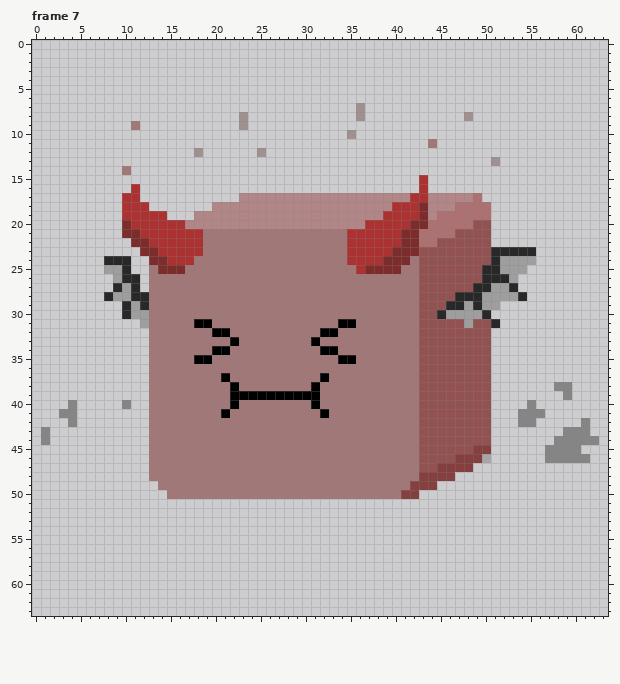
Pixel-art file, stored at assets/aesprite_files/golem_attack_left.aseprite. Above is the file before it was changed.
64x64 pixels, 8 frames. Colours within 5 levels of each other are drawn and written as one. Shown: frame 7. The commit also changed other frames, which this record leaves out.
After:
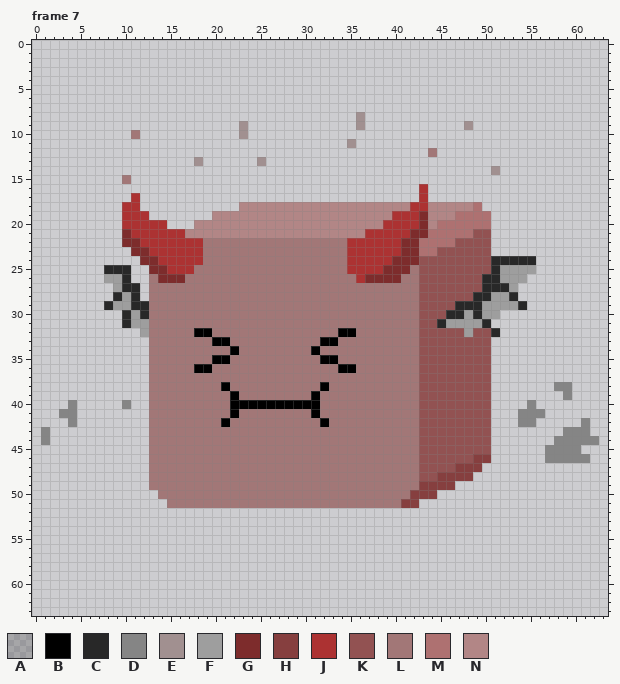
Palette (. is transparent): A #00000031  B #000000  C #282828  D #858585  E #a19090  F #9e9e9e  G #7d2c2c  H #863f3f  J #ac3232  K #925252  L #a27777  M #ae7171  N #b28686
Changes in this commit:
Frame 7, layers "Layer 5", "Layer 4", "Layer 1":
y 7: x 36 E -> .
y 8: x 23 E -> .; x 48 E -> .
y 9: x 11 L -> .; x 36 . -> E; x 48 . -> E
y 10: x 11 . -> L; x 23 . -> E; x 35 E -> .
y 11: x 35 . -> E; x 44 L -> .
y 12: x 18 E -> .; x 25 E -> .; x 44 . -> L
y 13: x 18 . -> E; x 25 . -> E; x 51 E -> .
y 14: x 10 L -> .; x 51 . -> E
y 15: x 10 . -> L; x 43 J -> .
y 16: x 11 J -> .
y 17: x 10 J -> .; x 23..42 NNNNNNNNNNNNNNNNNNNJ -> ....................; x 44..49 NNNNNM -> ......
y 18: x 12 J -> .; x 20..22 NNN -> ...; x 40..41 JJ -> NN; x 43 G -> J; x 47..48 MM -> NN; x 50 M -> .
y 19: x 13..14 JJ -> ..; x 18..19 NN -> ..; x 39 J -> N; x 45..46 MM -> NN
y 20: x 10 G -> J; x 15..17 JJN -> ...; x 37..38 JJ -> NN; x 42 G -> J; x 44 M -> N; x 49..50 KK -> MM
y 21: x 11 G -> J; x 17..36 JJLLLLLLLLLLLLLLLLJJ -> NNNNNNNNNNNNNNNNNNNN; x 41 G -> J; x 43 M -> G; x 47..48 KK -> MM
y 22: x 10 . -> G; x 12 G -> J; x 45..46 KK -> MM
y 23: x 11 . -> G; x 13 G -> J; x 40 G -> J; x 43..44 KK -> MM; x 51..55 CCCCC -> .....
y 24: x 8..10 CCC -> ...; x 12 . -> G; x 14 G -> J; x 18 L -> J; x 39 G -> J; x 42 L -> G; x 52..55 FFFF -> CCCC
y 25: x 8..9 FF -> CC; x 13 L -> G; x 15..17 GGL -> JJJ; x 35 L -> J; x 37..38 GG -> JJ; x 41 L -> G; x 50 C -> K; x 55 . -> F
y 26: x 8 . -> F; x 11 C -> .; x 14..16 LLL -> GGG; x 36..40 LLLLL -> JGGGG; x 52 C -> F; x 54 . -> F
y 27: x 9..10 CF -> FC; x 49 C -> K; x 51..53 FFC -> CCF
y 28: x 8..9 CF -> .C; x 12 C -> .; x 47..48 CC -> KK; x 50 F -> C; x 53..54 FC -> C.
y 29: x 8..11 ..CF -> CFFC; x 46 C -> K; x 48 F -> C; x 52..54 ... -> FFC
y 30: x 12 F -> C; x 45..47 CFF -> KCC; x 49..51 FC. -> CFF
y 31: x 10..11 .. -> CF; x 18..19 BB -> LL; x 34..35 BB -> LL; x 45..47 KKK -> CFF; x 49..51 KKC -> FC.
y 32: x 12 . -> F; x 18..21 LLBB -> BBLL; x 32..35 BBLL -> LLBB; x 48 K -> F; x 51 . -> C
y 33: x 20..22 LLB -> BBL; x 31..33 BLL -> LBB
y 34: x 20..22 BBL -> LLB; x 31..33 LBB -> BLL
y 35: x 18..21 BBLL -> LLBB; x 32..35 LLBB -> BBLL
y 36: x 18..19 LL -> BB; x 34..35 LL -> BB
y 37: x 21 B -> L; x 32 B -> L
y 38: x 21..22 LB -> BL; x 31..32 BL -> LB
y 39: x 23..30 BBBBBBBB -> LLLLLLLL
y 40: x 23..30 LLLLLLLL -> BBBBBBBB
y 41: x 21..22 BL -> LB; x 31..32 LB -> BL
y 42: x 21 L -> B; x 32 L -> B
y 45: x 49..50 HH -> KK
y 46: x 47..48 HH -> KK; x 50 A -> H
y 47: x 45..46 HH -> KK; x 49 . -> H
y 48: x 43..44 HH -> KK; x 47..48 .. -> HH
y 49: x 13 . -> L; x 42 H -> L; x 45..46 .. -> HH
y 50: x 14 . -> L; x 41 H -> L; x 43..44 .. -> HH
y 51: x 15..42 ............................ -> LLLLLLLLLLLLLLLLLLLLLLLLLLHH
